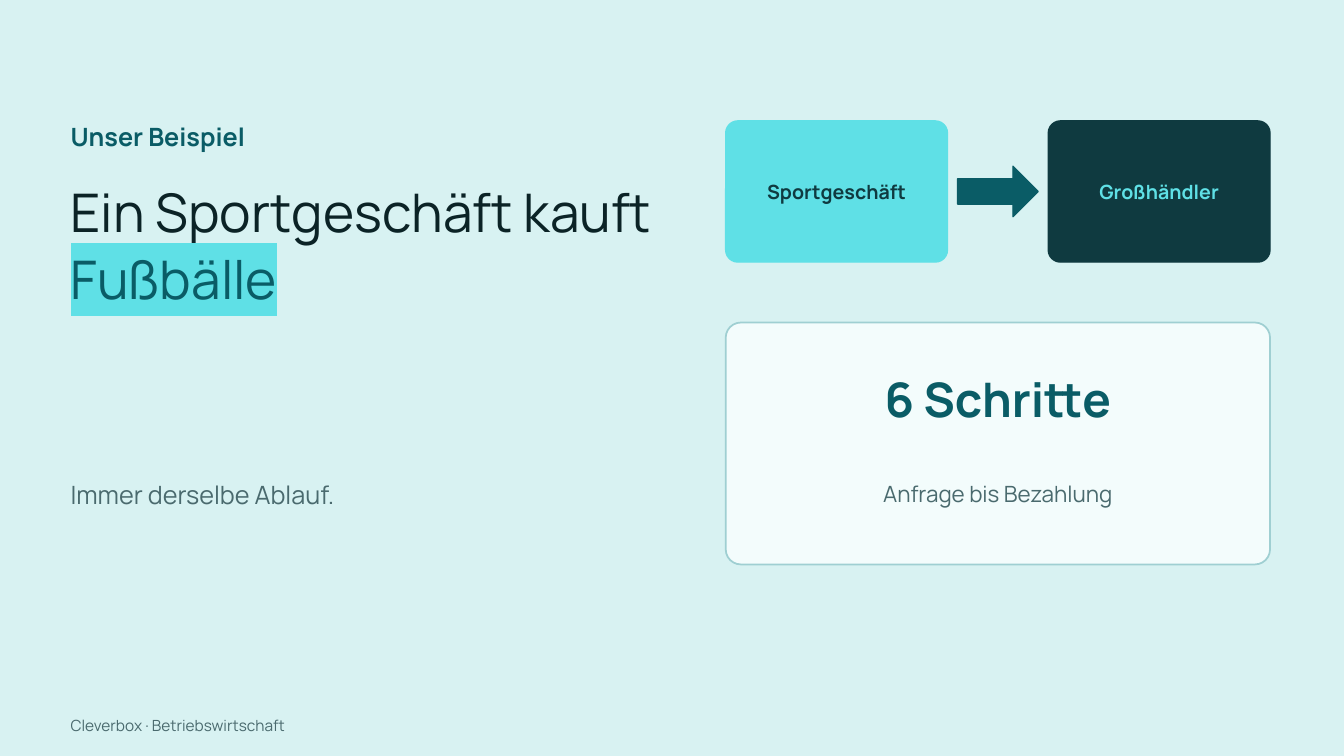
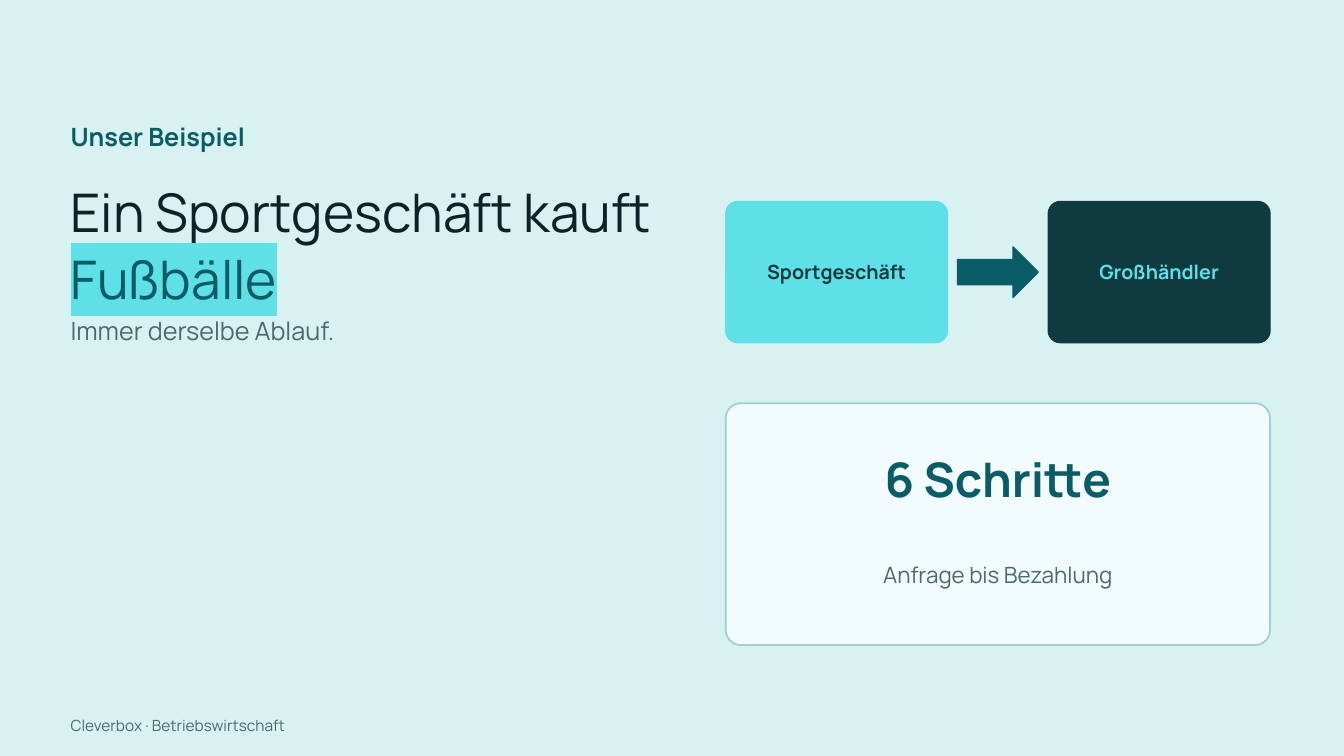
Before and after one commit to arminheske/claudecloud, a slide deck: slide 2 of videoslides/cleverbox-abwicklung-kauf-slides.pptx. Drawn at 1344x756 pixels with LibreOffice and Linux fonts; fonts in the diff are those of the drawing. Boxes give left, top, right and bottom in pixels: in the first picture for what was removed or moved away, otherwise in the second. Text is boxed around its words. In the diff, an @@ line names an element or a change of style, - is before the commit and + after.

```diff
--- a/videoslides/cleverbox-abwicklung-kauf-slides.pptx
+++ b/videoslides/cleverbox-abwicklung-kauf-slides.pptx
@@ 4 texts, 3 rounded rectangles, 1 right arrow: place and size @@
-4 texts, 3 rounded rectangles, 1 right arrow at [726,121,1270,565]
+4 texts, 3 rounded rectangles, 1 right arrow at [726,202,1270,645]
@@ text "Immer derselbe Ablauf.": place and size @@
-text "Immer derselbe Ablauf." at [71,485,335,505]
+text "Immer derselbe Ablauf." at [71,321,335,341]
```
Also in this commit, not shown: 61 other slides changed, 1 other file.
